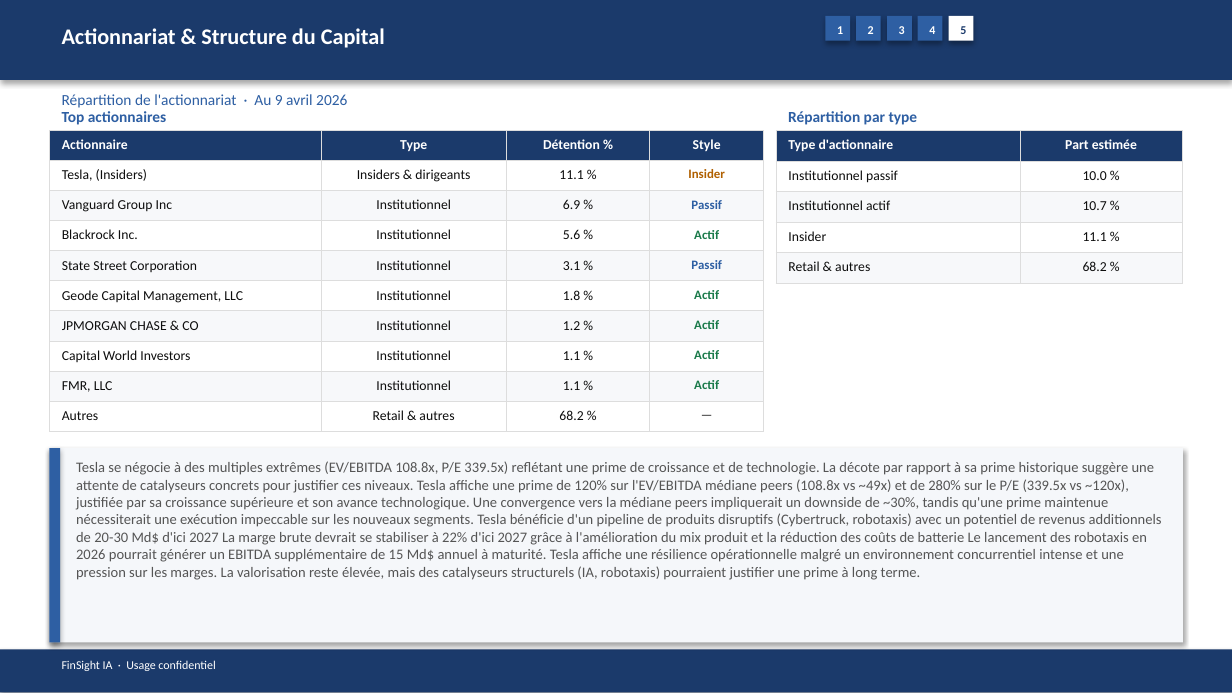
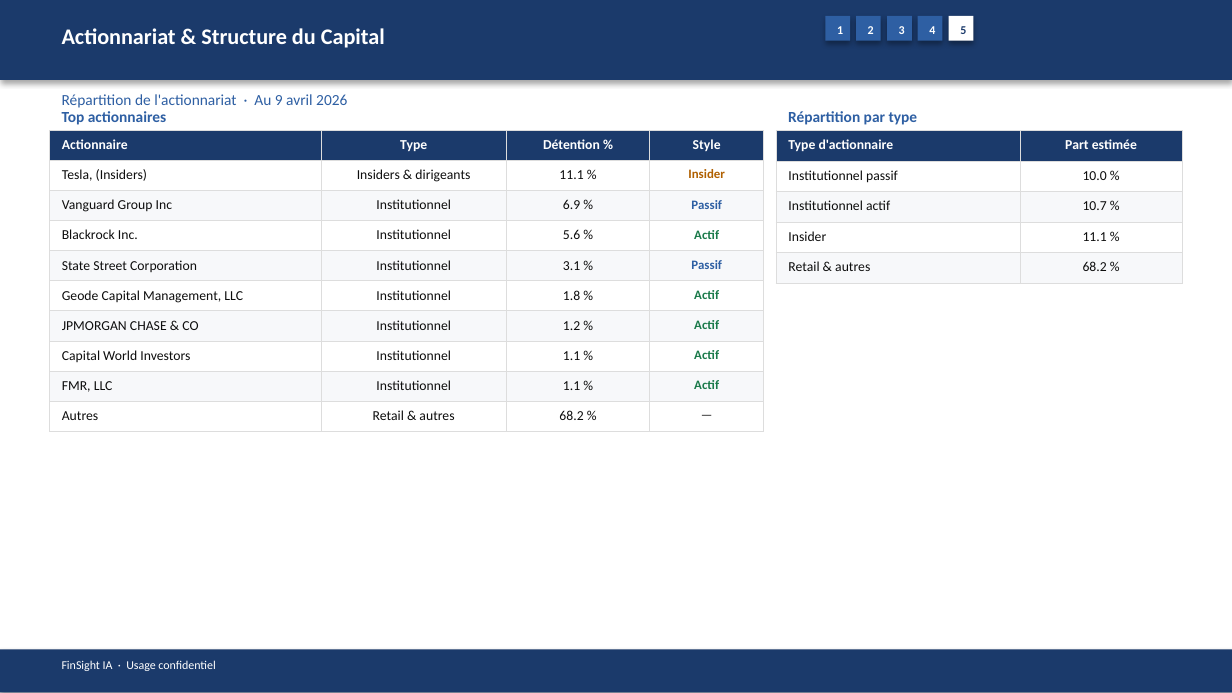
Before and after one commit to baptistejeh07-art/finsight-ia, a slide deck: slide 22 of preview/TSLA/TSLA_pitchbook.pptx. Drawn at 1232x693 pixels with LibreOffice and Linux fonts; fonts in the diff are those of the drawing. Boxes give left, top, right and bottom in pixels: in the first picture for what was removed or moved away, otherwise in the second. Text is boxed around its words. In the diff, an @@ line names an element or a change of style, - is before the commit and + after.

```diff
--- a/preview/TSLA/TSLA_pitchbook.pptx
+++ b/preview/TSLA/TSLA_pitchbook.pptx
@@ rectangle removed at [49, 448, 1183, 643] @@
@@ rectangle removed at [49, 448, 60, 643] @@
@@ text removed at [76, 461, 1162, 580] @@
-Tesla se négocie à des multiples extrêmes (EV/EBITDA 108.8x, P/E 339.5x) reflétant une prime de croissance et de technologie. La décote par rapport à sa prime historique suggère une attente de catalyseurs concrets pour justifier ces niveaux. Tesla affiche une prime de 120% sur l'EV/EBITDA médiane peers (108.8x vs ~49x) et de 280% sur le P/E (339.5x vs ~120x), justifiée par sa croissance supérieure et son avance technologique. Une convergence vers la médiane peers impliquerait un downside de ~30%, tandis qu'une prime maintenue nécessiterait une exécution impeccable sur les nouveaux segments. Tesla bénéficie d'un pipeline de produits disruptifs (Cybertruck, robotaxis) avec un potentiel de revenus additionnels de 20-30 Md$ d'ici 2027 La marge brute devrait se stabiliser à 22% d'ici 2027 grâce à l'amélioration du mix produit et la réduction des coûts de batterie Le lancement des robotaxis en 2026 pourrait générer un EBITDA supplémentaire de 15 Md$ annuel à maturité. Tesla affiche une résilience opérationnelle malgré un environnement concurrentiel intense et une pression sur les marges. La valorisation reste élevée, mais des catalyseurs structurels (IA, robotaxis) pourraient justifier une prime à long terme.
```
Also in this commit, not shown: 17 other slides changed, 4 other files.
